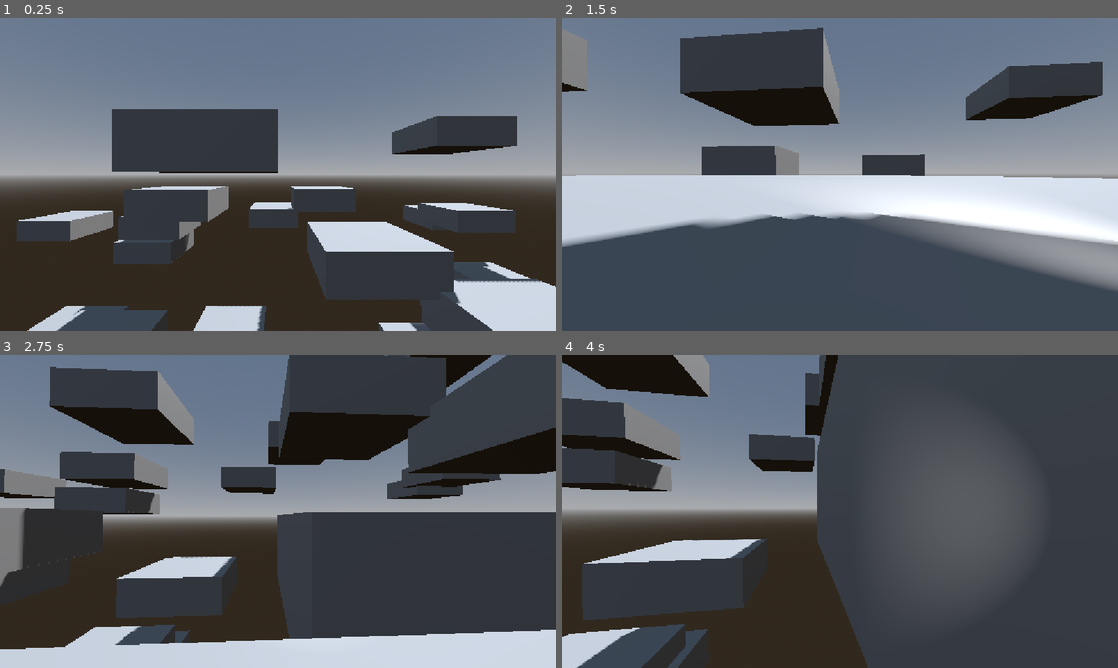
Above: before the commit, frames 1-4 (two rows, left to right).
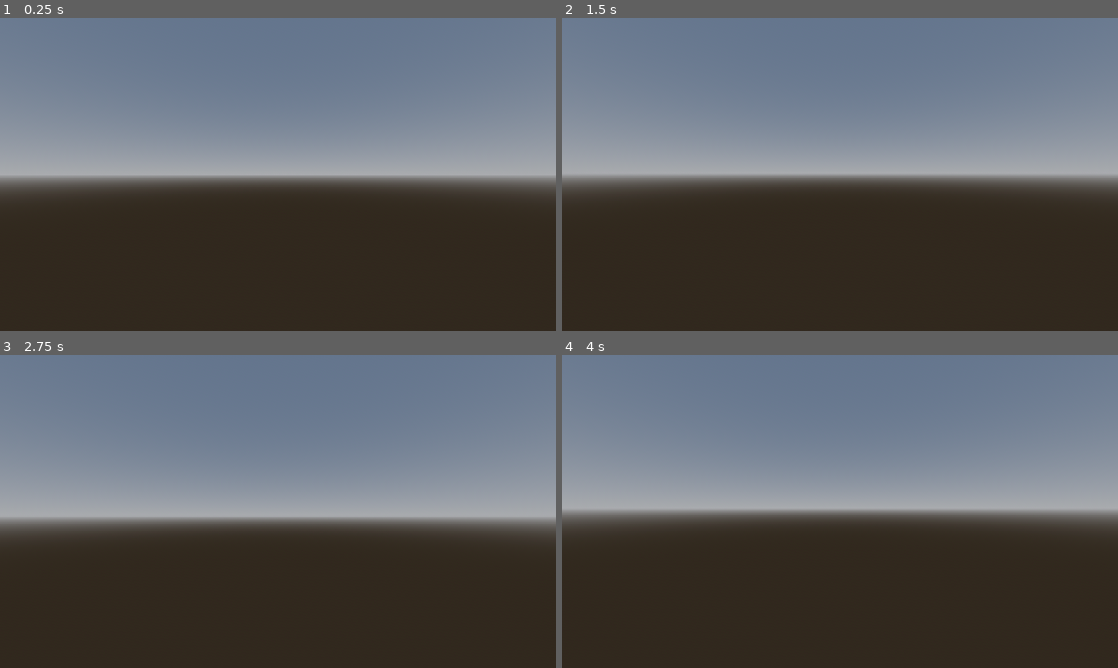
Above: after the commit, the same moments.

Repository: MarioSuper999/Godot_Dih_Mah_Tih
Game: Godot game, scene res://scenes/game.tscn
Same seed, same stepped clock (60 frames per second), same inputs: the game is played once before the commit and once after it.
Inputs (mouse positions are in pixels of both pictures, inside the frame that each line leads up to):
- Up to frame 1 (0.25 s): no input
- Up to frame 2 (1.5 s): tap Enter (ui_accept) at 0.5, 0.8, 1.35 s; move the mouse to (962, 158) at 0.52 s; hold D (input_right) 0.53-1.28 s; tap Shift (input_sprint) at 0.6 s; click (962, 158) at 0.67 s; tap Space (input_jump) at 0.77, 1.07 s; move the mouse to (812, 174) at 1.27 s; hold W (input_forward) from 1.28 s (still down); click (812, 174) at 1.42 s
- Up to frame 3 (2.75 s): keep holding W (input_forward); tap Space (input_jump) at 1.52, 1.55, 1.82, 2.1 s; move the mouse to (289, 505) at 2.02 s; click (289, 505) at 2.17 s; tap Shift (input_sprint) at 2.3 s
- Up to frame 4 (4 s): keep holding W (input_forward); move the mouse to (834, 517) at 2.77 s; tap Shift (input_sprint) at 2.85 s; click (834, 517) at 2.92 s; tap Space (input_jump) at 3.02, 3.32, 3.77, 3.8 s; tap Enter (ui_accept) at 3.05, 3.6 s; move the mouse to (878, 514) at 3.52 s; click (878, 514) at 3.67 s

The runs differ from the first frame. In frame 1, 29% of the frame differs, in the area x 3-100%, y 29-100%; in frame 2, 63%; in frame 3, 61%; in frame 4, 69%, in the area x 0-100%, y 0-100%.

Commit message:
finished

Diff:
--- a/prefabs/rooms/box.tscn
+++ /dev/null
@@ -1,14 +0,0 @@
-[gd_scene format=3 uid="uid://dutvo3impdcnu"]
-
-[sub_resource type="BoxMesh" id="BoxMesh_yj7vy"]
-
-[sub_resource type="BoxShape3D" id="BoxShape3D_c40bg"]
-
-[node name="StaticBody3D" type="StaticBody3D" unique_id=603713482]
-
-[node name="MeshInstance3D" type="MeshInstance3D" parent="." unique_id=1164685582]
-transform = Transform3D(20, 0, 0, 0, 7.5, 0, 0, 0, 20, 0, 0, 0)
-mesh = SubResource("BoxMesh_yj7vy")
-
-[node name="CollisionShape3D" type="CollisionShape3D" parent="." unique_id=2121641056]
-shape = SubResource("BoxShape3D_c40bg")
--- a/prefabs/rooms/shape.gd
+++ /dev/null
@@ -1,11 +0,0 @@
-extends CollisionShape3D
-
-
-# Called when the node enters the scene tree for the first time.
-func _ready() -> void:
-	pass # Replace with function body.
-
-
-# Called every frame. 'delta' is the elapsed time since the previous frame.
-func _process(delta: float) -> void:
-	pass
--- a/scenes/Player-Character.tscn
+++ /dev/null
@@ -1,28 +0,0 @@
-[gd_scene format=3 uid="uid://cau53ipnrku4w"]
-
-[ext_resource type="Script" uid="uid://dl2e54uksit5x" path="res://scripts/Player-Scripts.gd" id="1_gngvk"]
-
-[sub_resource type="CapsuleMesh" id="CapsuleMesh_44hwa"]
-
-[sub_resource type="BoxShape3D" id="BoxShape3D_hijj4"]
-
-[node name="Node3D" type="CharacterBody3D" unique_id=1196026899]
-script = ExtResource("1_gngvk")
-
-[node name="MeshInstance3D" type="MeshInstance3D" parent="." unique_id=1131074661]
-transform = Transform3D(1, 0, 0, 0, 1, 0, 0, 0, 1, 0, 1, 0)
-mesh = SubResource("CapsuleMesh_44hwa")
-
-[node name="Collider" type="CollisionShape3D" parent="." unique_id=423408921]
-transform = Transform3D(1, 0, 0, 0, 1, 0, 0, 0, 1, 0, 1, 0)
-shape = SubResource("BoxShape3D_hijj4")
-
-[node name="Head" type="Node3D" parent="." unique_id=145782819]
-transform = Transform3D(1, 0, 0, 0, 1, 0, 0, 0, 1, 0, 1.500416, 0)
-
-[node name="Camera3D" type="Camera3D" parent="Head" unique_id=359767302]
-current = true
-
-[node name="SpotLight3D" type="SpotLight3D" parent="Head" unique_id=415801178]
-transform = Transform3D(1, 0, 0, 0, 1, 0, 0, 0, 1, 0.3, -0.00041604042, 0)
-spot_angle = 35.235386
--- a/scenes/game.tscn
+++ b/scenes/game.tscn
@@ -1,7 +1,6 @@
 [gd_scene format=3 uid="uid://c5hkbw7v06nu8"]
 
-[ext_resource type="PackedScene" uid="uid://dutvo3impdcnu" path="res://prefabs/rooms/box.tscn" id="2_lnu2h"]
-[ext_resource type="PackedScene" uid="uid://cau53ipnrku4w" path="res://scenes/Player-Character.tscn" id="2_yqjtg"]
+[ext_resource type="PackedScene" uid="uid://cau53ipnrku4w" path="res://scenes/Player.tscn" id="2_yqjtg"]
 
 [sub_resource type="ProceduralSkyMaterial" id="ProceduralSkyMaterial_uwrxv"]
 sky_horizon_color = Color(0.66224277, 0.6717428, 0.6867428, 1)
@@ -15,28 +14,6 @@
 sky = SubResource("Sky_yqjtg")
 glow_enabled = true
 
-[sub_resource type="GDScript" id="GDScript_lbhrr"]
-script/source = "extends Node
-const BOUNDARY_X := 100
-const BOUNDARY_Y := 75
-const BOUNDARY_Z := 100
-@onready var box = preload(\"res://prefabs/rooms/box.tscn\")
-
-func _ready() -> void:
-	for i in range(randf_range(50,75)):
-
-		var new_box = box.instantiate()
-		add_child.call_deferred(new_box)
-
-		var collision_node = new_box.get_node(\"CollisionShape3D\")
-		collision_node.shape = collision_node.shape.duplicate()
-		collision_node.shape.size = Vector3(20.0,7.5,20.0)
-		new_box.position += Vector3(randf_range(-BOUNDARY_X,BOUNDARY_X),randf_range(-BOUNDARY_Y,BOUNDARY_Y-50),randf_range(-BOUNDARY_Z,BOUNDARY_Z))
-
-func _process(delta: float) -> void:
-	pass
-"
-
 [node name="Game" type="Node3D" unique_id=1776949651]
 
 [node name="WorldEnvironment" type="WorldEnvironment" parent="." unique_id=998541414]
@@ -46,11 +23,5 @@
 transform = Transform3D(-0.8660254, -0.43301278, 0.25, 0, 0.49999997, 0.86602545, -0.50000006, 0.75, -0.43301266, 0, 0, 0)
 shadow_enabled = true
 
-[node name="Rooms" type="Node3D" parent="." unique_id=88311267]
-script = SubResource("GDScript_lbhrr")
-
 [node name="Node3D" parent="." unique_id=1196026899 instance=ExtResource("2_yqjtg")]
 transform = Transform3D(1, 0, 0, 0, 1, 0, 0, 0, 1, 0.23332262, 10.49604, -0.18941355)
-
-[node name="StaticBody3D" parent="." unique_id=603713482 instance=ExtResource("2_lnu2h")]
-transform = Transform3D(1, 0, 0, 0, 1, 0, 0, 0, 1, 0, -3, 0)
--- a/scenes/player.tscn
+++ b/scenes/player.tscn
@@ -1,30 +1,24 @@
-[gd_scene format=3 uid="uid://d2xrw5swb5xo0"]
+[gd_scene format=3 uid="uid://cau53ipnrku4w"]
 
-[ext_resource type="Script" uid="uid://beuyqfu67nflf" path="res://scripts/proto_controller.gd" id="1_3vyb7"]
+[ext_resource type="Script" uid="uid://dl2e54uksit5x" path="res://scripts/Player-Scripts.gd" id="1_gngvk"]
 
-[sub_resource type="CapsuleMesh" id="CapsuleMesh_yj7vy"]
+[sub_resource type="CapsuleMesh" id="CapsuleMesh_44hwa"]
 
-[sub_resource type="BoxShape3D" id="BoxShape3D_yj7vy"]
+[sub_resource type="BoxShape3D" id="BoxShape3D_hijj4"]
 
-[node name="Player" type="CharacterBody3D" unique_id=230931713]
-script = ExtResource("1_3vyb7")
-input_left = "input_left"
-input_right = "input_right"
-input_forward = "input_forward"
-input_back = "input_backward"
-input_jump = "input_jump"
-input_sprint = "input_sprint"
-input_freefly = "input_freefly"
+[node name="Node3D" type="CharacterBody3D" unique_id=1196026899]
+script = ExtResource("1_gngvk")
 
-[node name="MeshInstance3D" type="MeshInstance3D" parent="." unique_id=1189683249]
+[node name="MeshInstance3D" type="MeshInstance3D" parent="." unique_id=1131074661]
 transform = Transform3D(1, 0, 0, 0, 1, 0, 0, 0, 1, 0, 1, 0)
-mesh = SubResource("CapsuleMesh_yj7vy")
+mesh = SubResource("CapsuleMesh_44hwa")
 
-[node name="Collider" type="CollisionShape3D" parent="." unique_id=1680073946]
+[node name="Collider" type="CollisionShape3D" parent="." unique_id=423408921]
 transform = Transform3D(1, 0, 0, 0, 1, 0, 0, 0, 1, 0, 1, 0)
-shape = SubResource("BoxShape3D_yj7vy")
+shape = SubResource("BoxShape3D_hijj4")
 
-[node name="Head" type="Node3D" parent="." unique_id=995052101]
+[node name="Head" type="Node3D" parent="." unique_id=145782819]
 transform = Transform3D(1, 0, 0, 0, 1, 0, 0, 0, 1, 0, 1.500416, 0)
 
-[node name="Camera3D" type="Camera3D" parent="Head" unique_id=1352344808]
+[node name="Camera3D" type="Camera3D" parent="Head" unique_id=359767302]
+current = true
--- a/scripts/Movement.gd
+++ b/scripts/Movement.gd
@@ -8,7 +8,7 @@
 @export_group("Speeds")
 @export var base_speed : float = 7.0
 @export var smooth_speed := 17.5
-@export var jump_velocity : float = 4.5
+@export var jump_velocity : float = 3
 @export var sprint_speed : float = 10.0
 @export_group("Input Actions")
 @export var input_left : String = "input_left"
--- a/scripts/Player-Scripts.gd
+++ b/scripts/Player-Scripts.gd
@@ -10,7 +10,7 @@
 @export var base_speed : float = 7.0
 @export var smooth_speed := 17.5
 @export var smooth_speed_velocity := 17.5
-@export var jump_velocity : float = 4.5
+@export var jump_velocity : float = 3.5
 @export var sprint_speed : float = 10.0
 @export_group("Input Actions")
 @export var input_left : String = "input_left"
--- a/scripts/player.gd
+++ /dev/null
@@ -1,28 +0,0 @@
-extends CharacterBody3D
-
-
-const SPEED = 5.0
-const JUMP_VELOCITY = 4.5
-
-
-func _physics_process(delta: float) -> void:
-	# Add the gravity.
-	if not is_on_floor():
-		velocity += get_gravity() * delta
-
-	# Handle jump.
-	if Input.is_action_just_pressed("ui_accept") and is_on_floor():
-		velocity.y = JUMP_VELOCITY
-
-	# Get the input direction and handle the movement/deceleration.
-	# As good practice, you should replace UI actions with custom gameplay actions.
-	var input_dir := Input.get_vector("ui_left", "ui_right", "ui_up", "ui_down")
-	var direction := (transform.basis * Vector3(input_dir.x, 0, input_dir.y)).normalized()
-	if direction:
-		velocity.x = direction.x * SPEED
-		velocity.z = direction.z * SPEED
-	else:
-		velocity.x = move_toward(velocity.x, 0, SPEED)
-		velocity.z = move_toward(velocity.z, 0, SPEED)
-
-	move_and_slide()
--- a/scripts/proto_controller.gd
+++ /dev/null
@@ -1,178 +0,0 @@
-# ProtoController v1.0 by Brackeys
-# CC0 License
-# Intended for rapid prototyping of first-person games.
-# Happy prototyping!
-
-extends CharacterBody3D
-
-## Can we move around?
-@export var can_move : bool = true
-## Are we affected by gravity?
-@export var has_gravity : bool = true
-## Can we press to jump?
-@export var can_jump : bool = true
-## Can we hold to run?
-@export var can_sprint : bool = false
-## Can we press to enter freefly mode (noclip)?
-@export var can_freefly : bool = false
-
-@export_group("Speeds")
-## Look around rotation speed.
-@export var look_speed : float = 0.002
-## Normal speed.
-@export var base_speed : float = 7.0
-## Speed of jump.
-@export var jump_velocity : float = 4.5
-## How fast do we run?
-@export var sprint_speed : float = 10.0
-## How fast do we freefly?
-@export var freefly_speed : float = 25.0
-
-@export_group("Input Actions")
-## Name of Input Action to move Left.
-@export var input_left : String = "ui_left"
-## Name of Input Action to move Right.
-@export var input_right : String = "ui_right"
-## Name of Input Action to move Forward.
-@export var input_forward : String = "ui_up"
-## Name of Input Action to move Backward.
-@export var input_back : String = "ui_down"
-## Name of Input Action to Jump.
-@export var input_jump : String = "ui_accept"
-## Name of Input Action to Sprint.
-@export var input_sprint : String = "sprint"
-## Name of Input Action to toggle freefly mode.
-@export var input_freefly : String = "freefly"
-
-var mouse_captured : bool = false
-var look_rotation : Vector2
-var move_speed : float = 0.0
-var freeflying : bool = false
-
-## IMPORTANT REFERENCES
-@onready var head: Node3D = $Head
-@onready var collider: CollisionShape3D = $Collider
-
-func _ready() -> void:
-	check_input_mappings()
-	look_rotation.y = rotation.y
-	look_rotation.x = head.rotation.x
-
-func _unhandled_input(event: InputEvent) -> void:
-	# Mouse capturing
-	if Input.is_mouse_button_pressed(MOUSE_BUTTON_LEFT):
-		capture_mouse()
-	if Input.is_key_pressed(KEY_ESCAPE):
-		release_mouse()
-
-	# Look around
-	if mouse_captured and event is InputEventMouseMotion:
-		rotate_look(event.relative)
-
-	# Toggle freefly mode
-	if can_freefly and Input.is_action_just_pressed(input_freefly):
-		if not freeflying:
-			enable_freefly()
-		else:
-			disable_freefly()
-
-func _physics_process(delta: float) -> void:
-	# If freeflying, handle freefly and nothing else
-	if can_freefly and freeflying:
-		var input_dir := Input.get_vector(input_left, input_right, input_forward, input_back)
-		var motion := (head.global_basis * Vector3(input_dir.x, 0, input_dir.y)).normalized()
-		motion *= freefly_speed * delta
-		move_and_collide(motion)
-		return
-
-	# Apply gravity to velocity
-	if has_gravity:
-		if not is_on_floor():
-			velocity += get_gravity() * delta
-
-	# Apply jumping
-	if can_jump:
-		if Input.is_action_just_pressed(input_jump) and is_on_floor():
-			velocity.y = jump_velocity
-
-	# Modify speed based on sprinting
-	if can_sprint and Input.is_action_pressed(input_sprint):
-			move_speed = sprint_speed
-	else:
-		move_speed = base_speed
-
-	# Apply desired movement to velocity
-	if can_move:
-		var input_dir := Input.get_vector(input_left, input_right, input_forward, input_back)
-		var move_dir := (transform.basis * Vector3(input_dir.x, 0, input_dir.y)).normalized()
-		if move_dir:
-			velocity.x = move_dir.x * move_speed
-			velocity.z = move_dir.z * move_speed
-		else:
-			velocity.x = move_toward(velocity.x, 0, move_speed)
-			velocity.z = move_toward(velocity.z, 0, move_speed)
-	else:
-		velocity.x = 0
-		velocity.y = 0
-
-	# Use velocity to actually move
-	move_and_slide()
-
-
-## Rotate us to look around.
-## Base of controller rotates around y (left/right). Head rotates around x (up/down).
-## Modifies look_rotation based on rot_input, then resets basis and rotates by look_rotation.
-func rotate_look(rot_input : Vector2):
-	look_rotation.x -= rot_input.y * look_speed
-	look_rotation.x = clamp(look_rotation.x, deg_to_rad(-85), deg_to_rad(85))
-	look_rotation.y -= rot_input.x * look_speed
-	transform.basis = Basis()
-	rotate_y(look_rotation.y)
-	head.transform.basis = Basis()
-	head.rotate_x(look_rotation.x)
-
-
-func enable_freefly():
-	collider.disabled = true
-	freeflying = true
-	velocity = Vector3.ZERO
-
-func disable_freefly():
-	collider.disabled = false
-	freeflying = false
-
-
-func capture_mouse():
-	Input.set_mouse_mode(Input.MOUSE_MODE_CAPTURED)
-	mouse_captured = true
-
-
-func release_mouse():
-	Input.set_mouse_mode(Input.MOUSE_MODE_VISIBLE)
-	mouse_captured = false
-
-
-## Checks if some Input Actions haven't been created.
-## Disables functionality accordingly.
-func check_input_mappings():
-	if can_move and not InputMap.has_action(input_left):
-		push_error("Movement disabled. No InputAction found for input_left: " + input_left)
-		can_move = false
-	if can_move and not InputMap.has_action(input_right):
-		push_error("Movement disabled. No InputAction found for input_right: " + input_right)
-		can_move = false
-	if can_move and not InputMap.has_action(input_forward):
-		push_error("Movement disabled. No InputAction found for input_forward: " + input_forward)
-		can_move = false
-	if can_move and not InputMap.has_action(input_back):
-		push_error("Movement disabled. No InputAction found for input_back: " + input_back)
-		can_move = false
-	if can_jump and not InputMap.has_action(input_jump):
-		push_error("Jumping disabled. No InputAction found for input_jump: " + input_jump)
-		can_jump = false
-	if can_sprint and not InputMap.has_action(input_sprint):
-		push_error("Sprinting disabled. No InputAction found for input_sprint: " + input_sprint)
-		can_sprint = false
-	if can_freefly and not InputMap.has_action(input_freefly):
-		push_error("Freefly disabled. No InputAction found for input_freefly: " + input_freefly)
-		can_freefly = false
Not shown, removed: addons/brackeys-proto-controller-main/brackeys-proto-controller-main/proto_controller/proto_controller.tscn
Not shown, removed: prefabs/rooms/shape.gd.uid
Not shown, removed: scripts/player.gd.uid
Not shown, removed: scripts/proto_controller.gd.uid
Not shown, removed: addons/brackeys-proto-controller-main/brackeys-proto-controller-main/LICENSE
